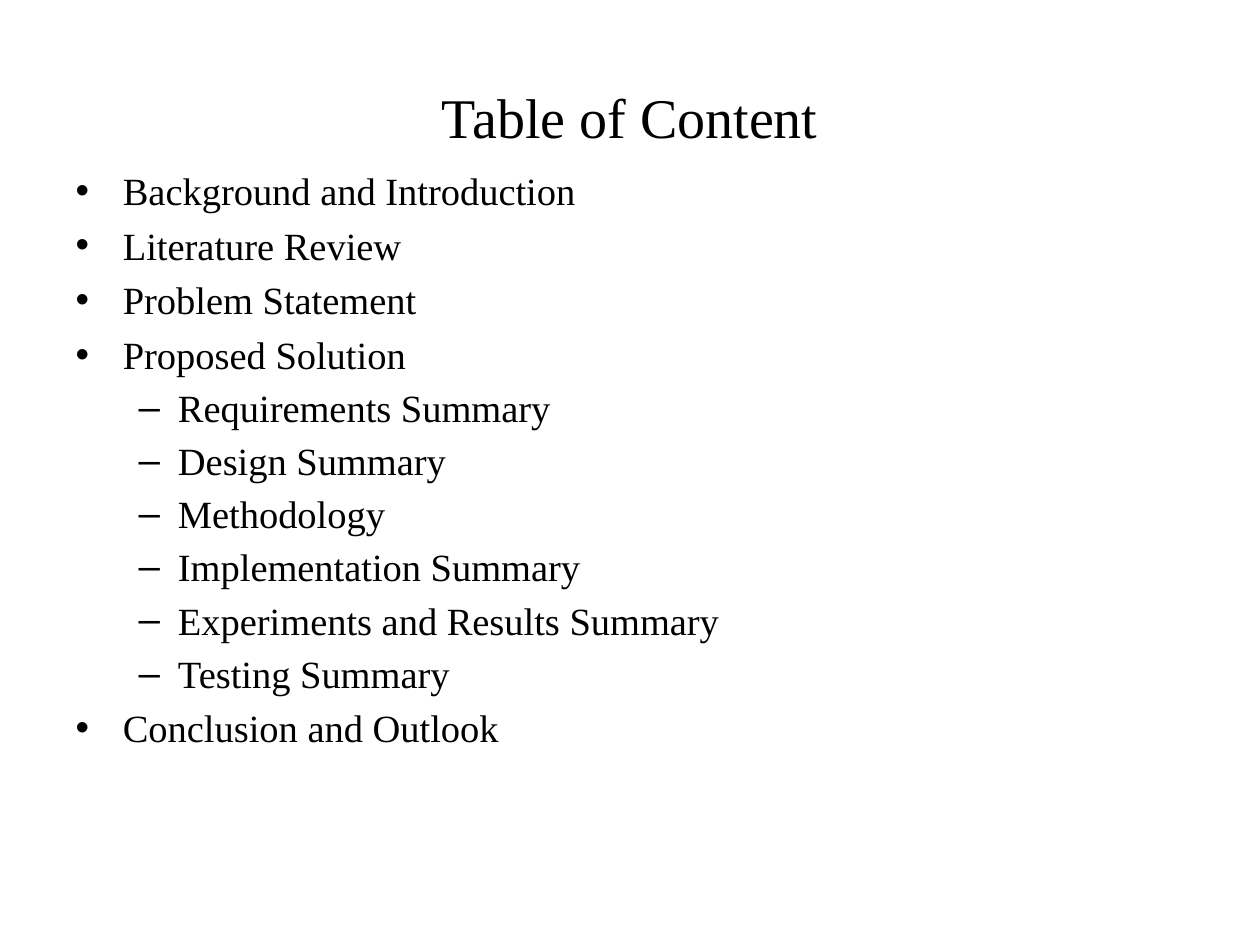
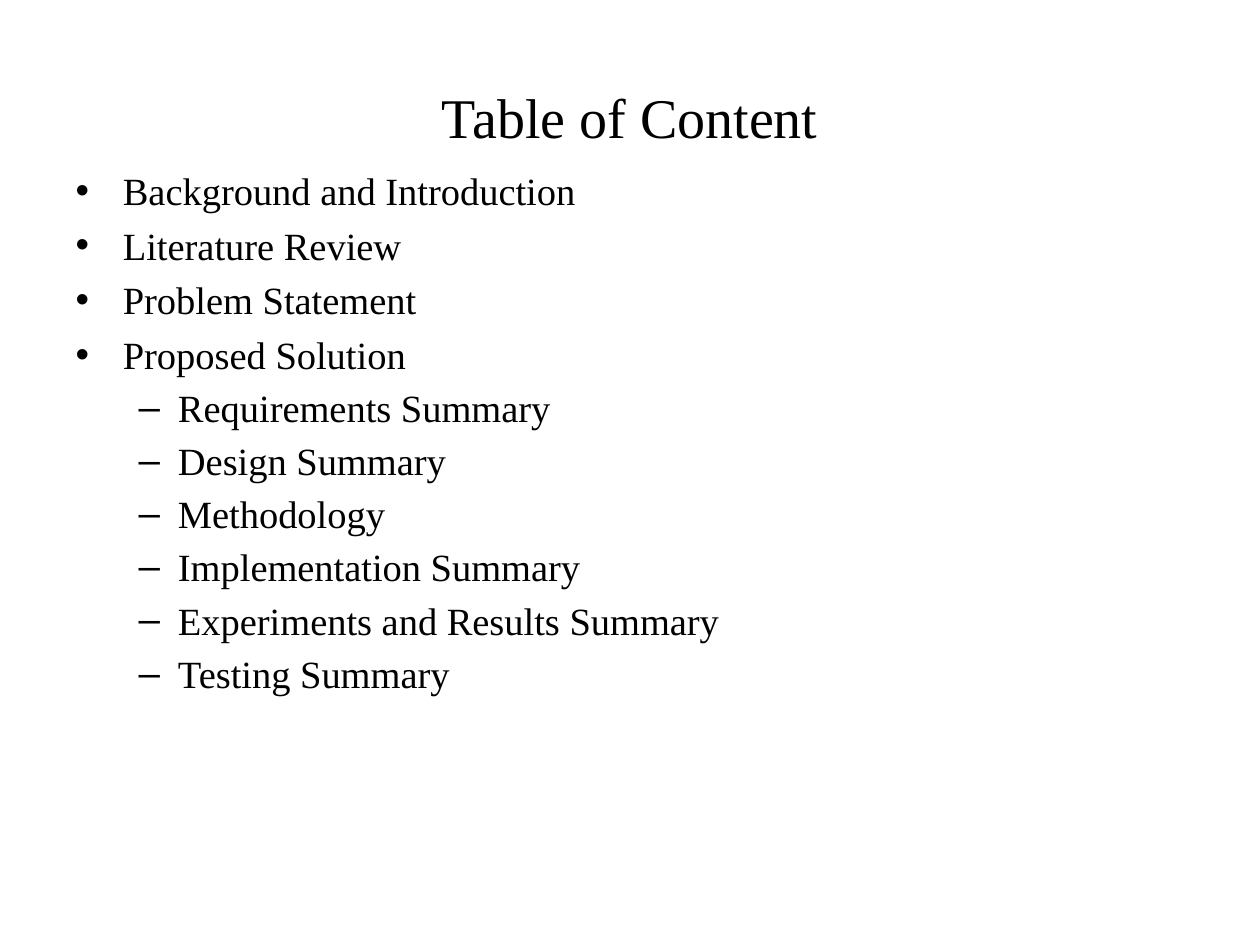
Before and after one commit to pandistic-zain/Fitnesstan--FYP, a slide deck: slide 3 of fitnesstan-documentation/FItnessstan_Final Presentation_Part 2.pptx. Drawn at 1260x945 pixels with LibreOffice and Linux fonts; fonts in the diff are those of the drawing; background and template pictures are left out. Boxes give left, top, right and bottom in pixels: in the first picture for what was removed or moved away, otherwise in the second. Text is boxed around its words. In the diff, an @@ line names an element or a change of style, - is before the commit and + after.

```diff
--- a/fitnesstan-documentation/FItnessstan_Final Presentation_Part 2.pptx
+++ b/fitnesstan-documentation/FItnessstan_Final Presentation_Part 2.pptx
@@ text at bbox=[123, 715, 499, 743]: paragraph removed @@
-• Conclusion and Outlook
```
Also in this commit, not shown: 13 other slides changed, 2 slides added, 2 slides removed.
